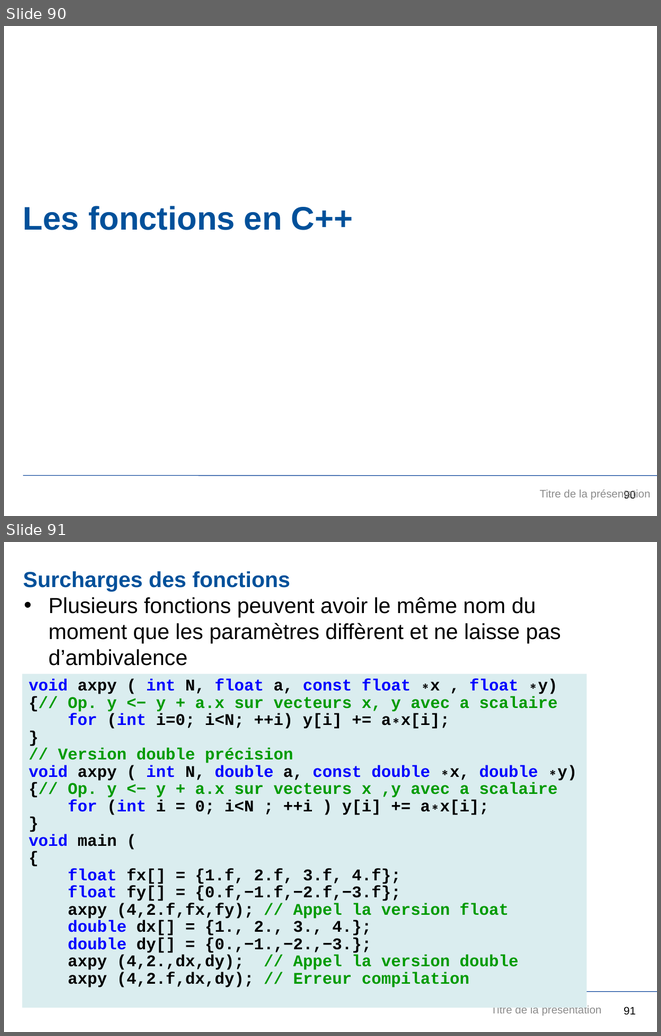
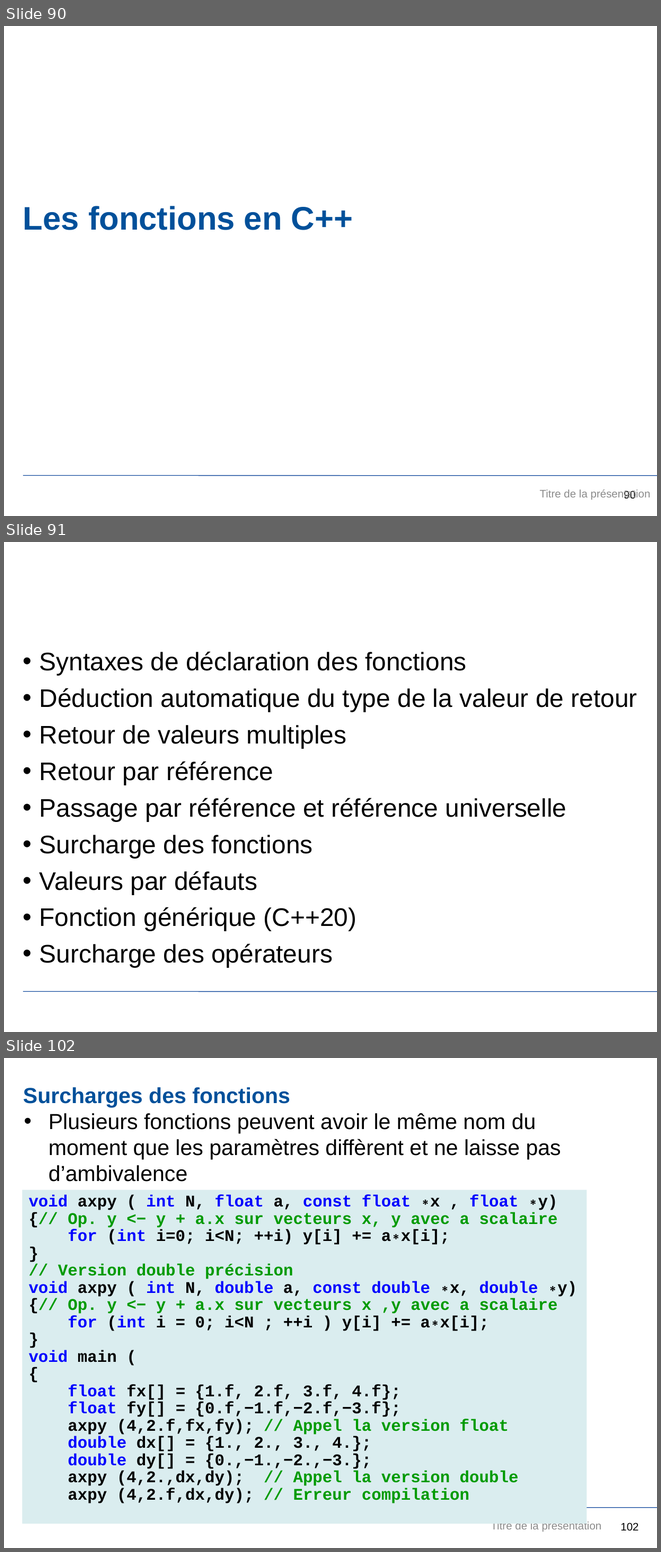
Before and after one commit to JuvignyEnsta/C-2020, a slide deck: Transparents/InitiationCpp.pptx. Shown one above the other, each under a label of ours: slides 90 and 91 before the commit, slides 90, 91 and 102 after it; the slides between them are not shown. The pictures are 661x1036 and 661x1552 pixels, drawn with LibreOffice and Linux fonts; fonts in the diff are those of the drawing; background and template pictures are left out. Boxes give left, top, right and bottom in pixels: in the first picture for what was removed or moved away, otherwise in the second. Text is boxed around its words. In the diff, an @@ line names an element or a change of style, - is before the commit and + after.

```diff
--- a/Transparents/InitiationCpp.pptx
+++ b/Transparents/InitiationCpp.pptx
@@ slide 91 added at (4,542,657,1032), background #FFFFFF; not listed: 1 template element that a slide beside it also shows @@
@@ subtitle added at (40,651,637,967), 28 pt, text #000000 @@
+• Syntaxes de déclaration des fonctions
+• Déduction automatique du type de la valeur de retour
+• Retour de valeurs multiples
+• Retour par référence
+• Passage par référence et référence universelle
+• Surcharge des fonctions
+• Valeurs par défauts
+• Fonction générique (C++20)
+• Surcharge des opérateurs
@@ what was slide 91 is now slide 102 @@
@@ page number at (620,1522,638,1531): text changed @@
-91
+102
```
Also in this commit, not shown: 5 slides changed, 9 other slides added, 5 other files.
